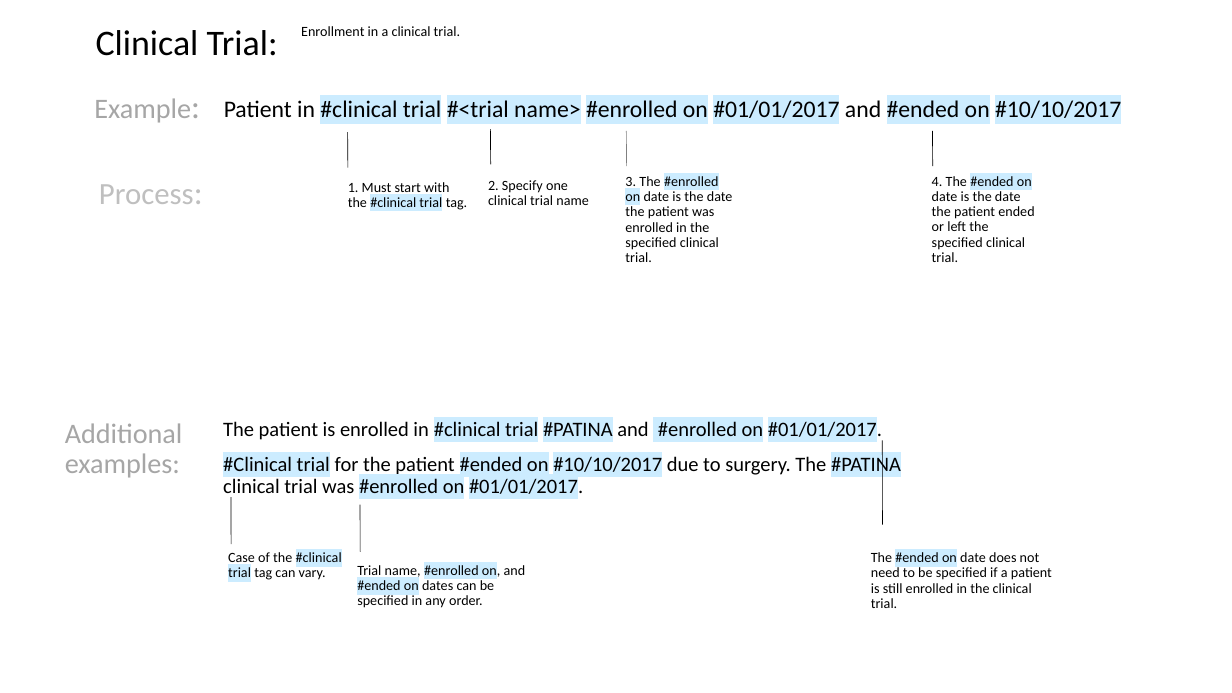
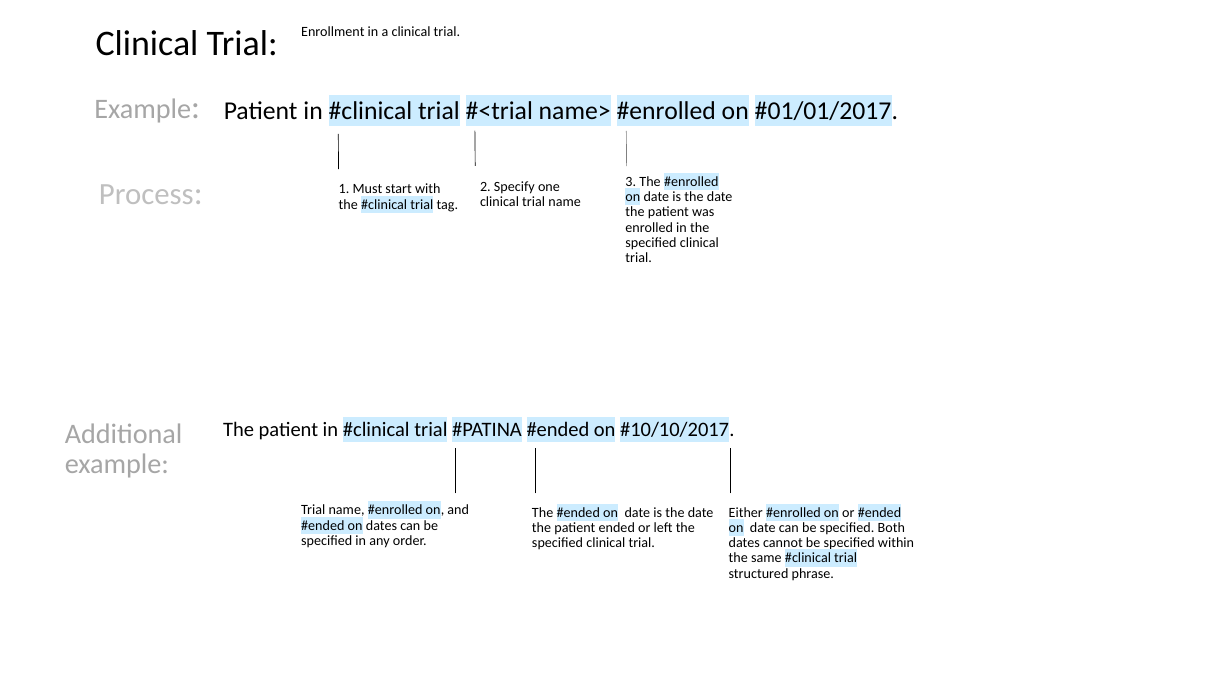
Before and after one commit to FluxNotes/flux, a slide deck: slide 5 of docs/Structured Phrase Format Descriptions.pptx. Drawn at 1232x693 pixels with LibreOffice and Linux fonts; fonts in the diff are those of the drawing. Boxes give left, top, right and bottom in pixels: in the first picture for what was removed or moved away, otherwise in the second. Text is boxed around its words. In the diff, an @@ line names an element or a change of style, - is before the commit and + after.

Commit message:
Update clinical trial cheat sheets

```diff
--- a/docs/Structured Phrase Format Descriptions.pptx
+++ b/docs/Structured Phrase Format Descriptions.pptx
@@ text at (224,98,898,125): text changed; size 18.5 to 20 pt @@
-Patient in #clinical trial #<trial name> #enrolled on #01/01/2017 and #ended on #10/10/2017
+Patient in #clinical trial #<trial name> #enrolled on #01/01/2017.
@@ 2 texts, 1 line: place and size @@
-2 texts, 1 line at (348,132,589,210)
+2 texts, 1 line at (338,134,581,212)
@@ line moved from (491, 165) - (491, 129) to (475, 166) - (475, 130) @@
@@ line removed from (933, 166) to (933, 131) @@
@@ text at (223,419,734,442): text changed @@
-The patient is enrolled in #clinical trial #PATINA and #enrolled on #01/01/2017.
-#Clinical trial for the patient #ended on #10/10/2017 due to surgery. The #PATINA clinical trial was #enrolled on #01/01/2017.
+The patient in #clinical trial #PATINA #ended on #10/10/2017.
@@ text at (65,423,183,478): text changed @@
-Additional examples:
+Additional example:
@@ line moved from (360, 552) - (360, 505) to (456, 494) - (456, 448) @@
@@ line moved from (883, 525) - (883, 441) to (536, 494) - (536, 448) @@
@@ line moved from (231, 544) - (231, 497) to (730, 494) - (730, 448) @@
@@ text "Trial name, #enrolled on, and ...": place and size @@
-text "Trial name, #enrolled on, and ..." at (357,563,526,608)
+text "Trial name, #enrolled on, and ..." at (301,502,469,548)
@@ text at (532,507,714,550): text changed @@
-4. The #ended on date is the date the patient ended or left the specified clinical trial.
+The #ended on date is the date the patient ended or left the specified clinical trial.
@@ text added at (729,507,914,581), 11 pt, text #000000 @@
+Either #enrolled on or #ended on date can be specified. Both dates cannot be specified within the same #clinical trial structured phrase.
@@ text removed at (228,552,342,580) @@
-Case of the #clinical trial tag can vary.
@@ text removed at (871,552,1052,608) @@
-The #ended on date does not need to be specified if a patient is still enrolled in the clinical trial.
```
Also in this commit, not shown: 2 other files.
